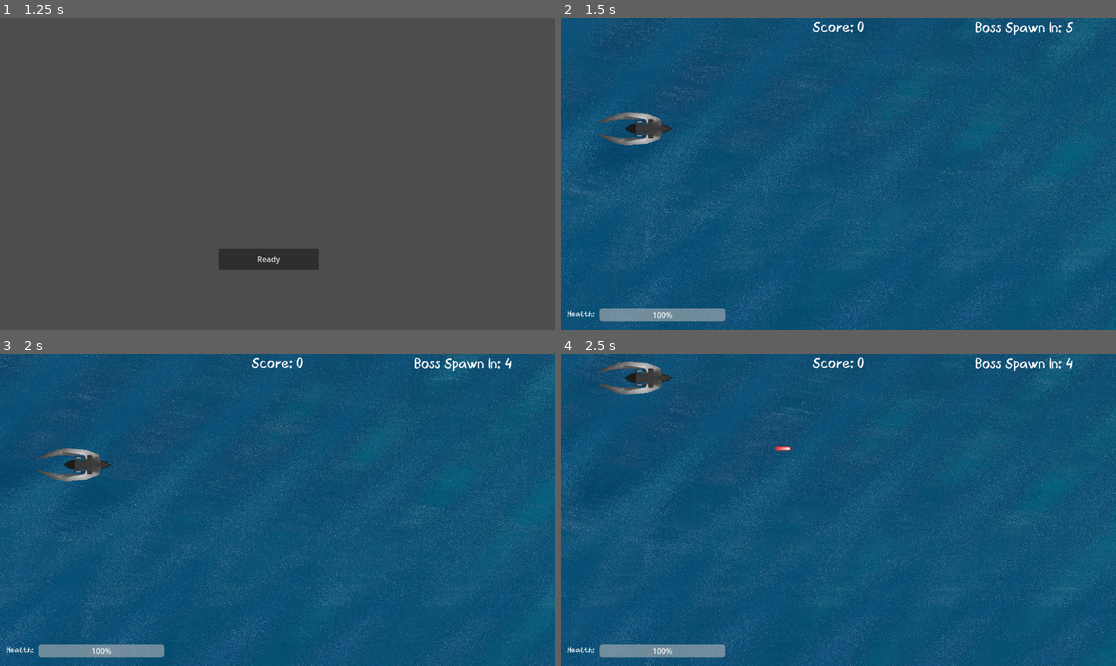
Above: before the commit, frames 1-4 (two rows, left to right).
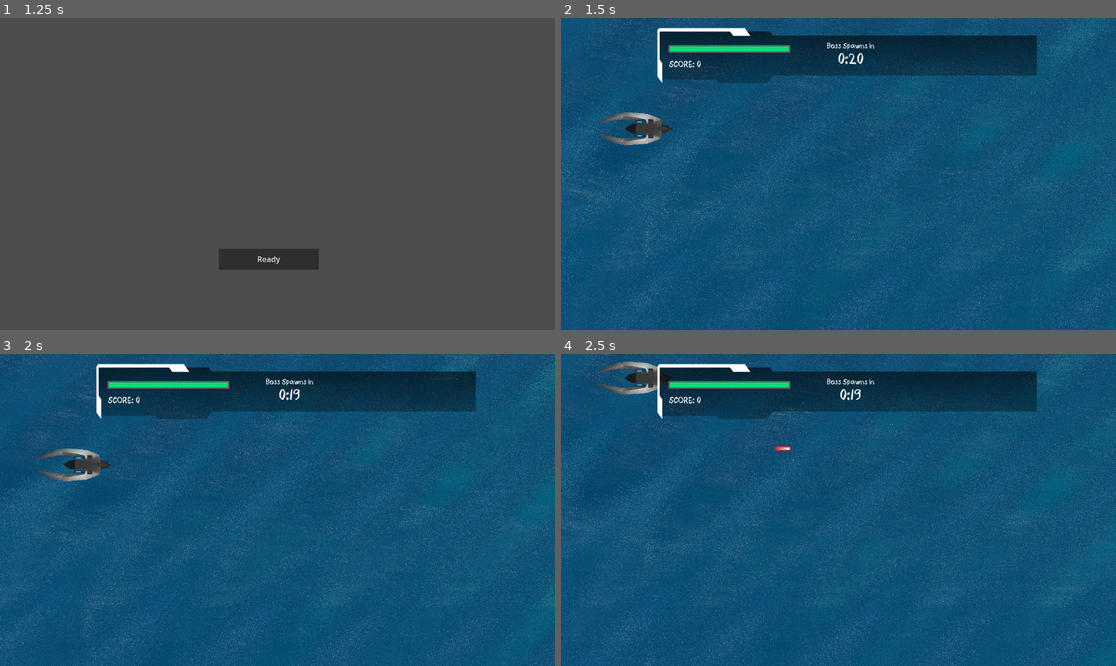
Above: after the commit, the same moments.

Repository: Winnie-Udel/father-where-are-you
Game: Godot game, scene res://scenes/main_menu.tscn
Same seed, same stepped clock (60 frames per second), same inputs: the game is played once before the commit and once after it.
Inputs:
- Up to frame 1 (1.25 s): click "Play" at 0.5 s
- Up to frame 2 (1.5 s): click "Ready" at 1.25 s
- Up to frame 3 (2 s): no input
- Up to frame 4 (2.5 s): hold Up (move_up) from 2.03 s (still down); tap Space (attack) at 2.1 s

Frame 1 is identical in both runs. In frame 2, 11% of the frame differs, in the area x 1-93%, y 1-98%; in frame 3, 11%; in frame 4, 11%.

Commit message:
Battle UI

Diff:
--- a/scenes/hub.tscn
+++ b/scenes/hub.tscn
@@ -1,6 +1,30 @@
-[gd_scene load_steps=2 format=3 uid="uid://kiobm421mi2k"]
+[gd_scene load_steps=9 format=3 uid="uid://kiobm421mi2k"]
 
 [ext_resource type="Script" path="res://scripts/HUB.gd" id="1_8u6do"]
+[ext_resource type="FontFile" uid="uid://3gj20nwrx5pw" path="res://fonts/CrayonLibre.ttf" id="2_14b6j"]
+[ext_resource type="Texture2D" uid="uid://cuuhimtiw0tn4" path="res://assets/futureui1.png" id="2_xlkqw"]
+
+[sub_resource type="Theme" id="Theme_sh11f"]
+
+[sub_resource type="StyleBoxFlat" id="StyleBoxFlat_m305g"]
+bg_color = Color(0.392157, 0.392157, 0.392157, 1)
+expand_margin_left = 3.0
+expand_margin_top = 3.0
+expand_margin_right = 3.0
+expand_margin_bottom = 3.0
+
+[sub_resource type="StyleBoxFlat" id="StyleBoxFlat_k1ard"]
+bg_color = Color(0, 0.87451, 0.454902, 1)
+
+[sub_resource type="StyleBoxFlat" id="StyleBoxFlat_ynoef"]
+bg_color = Color(0.392157, 0.392157, 0.392157, 1)
+expand_margin_left = 3.0
+expand_margin_top = 3.0
+expand_margin_right = 3.0
+expand_margin_bottom = 3.0
+
+[sub_resource type="StyleBoxFlat" id="StyleBoxFlat_y2uc1"]
+bg_color = Color(1, 0.635294, 0.301961, 1)
 
 [node name="HUB" type="Control"]
 layout_mode = 3
@@ -11,20 +35,74 @@
 grow_vertical = 2
 script = ExtResource("1_8u6do")
 
+[node name="UI" type="NinePatchRect" parent="."]
+offset_left = 200.0
+offset_top = 21.0
+offset_right = 988.0
+offset_bottom = 135.0
+texture = ExtResource("2_xlkqw")
+region_rect = Rect2(4.40021, 2.00018, 2682.87, 276)
+
+[node name="Label" type="Label" parent="."]
+texture_filter = 1
+layout_mode = 0
+offset_left = 488.0
+offset_top = 48.0
+offset_right = 715.0
+offset_bottom = 71.0
+theme_override_colors/font_color = Color(1, 1, 1, 1)
+theme_override_fonts/font = ExtResource("2_14b6j")
+text = "Boss Spawns In"
+horizontal_alignment = 1
+
 [node name="Score" type="Label" parent="."]
+texture_filter = 1
 layout_mode = 1
 anchors_preset = 10
 anchor_right = 1.0
-offset_bottom = 23.0
+offset_left = 224.0
+offset_top = 78.0
+offset_right = -791.0
+offset_bottom = 114.0
 grow_horizontal = 2
-text = "Score: 0"
-horizontal_alignment = 1
+theme_override_colors/font_color = Color(1, 1, 1, 1)
+theme_override_fonts/font = ExtResource("2_14b6j")
+theme_override_font_sizes/font_size = 18
+text = "SCORE: 0"
 vertical_alignment = 1
 
 [node name="BossSpawnTime" type="Label" parent="."]
+texture_filter = 1
 layout_mode = 0
-offset_left = 860.0
-offset_top = 1.0
-offset_right = 900.0
-offset_bottom = 24.0
-text = "Boss Spawn In: "
+offset_left = 488.0
+offset_top = 66.0
+offset_right = 715.0
+offset_bottom = 102.0
+theme = SubResource("Theme_sh11f")
+theme_override_colors/font_color = Color(1, 1, 1, 1)
+theme_override_fonts/font = ExtResource("2_14b6j")
+theme_override_font_sizes/font_size = 30
+text = "0:00"
+horizontal_alignment = 1
+autowrap_mode = 1
+
+[node name="PlayerHealthBar" type="ProgressBar" parent="."]
+offset_left = 226.0
+offset_top = 59.0
+offset_right = 473.0
+offset_bottom = 69.0
+theme_override_styles/background = SubResource("StyleBoxFlat_m305g")
+theme_override_styles/fill = SubResource("StyleBoxFlat_k1ard")
+step = 1.0
+show_percentage = false
+
+[node name="BossHealthBar" type="ProgressBar" parent="."]
+offset_left = 725.0
+offset_top = 57.0
+offset_right = 972.0
+offset_bottom = 67.0
+theme_override_styles/background = SubResource("StyleBoxFlat_ynoef")
+theme_override_styles/fill = SubResource("StyleBoxFlat_y2uc1")
+max_value = 50.0
+step = 1.0
+show_percentage = false
--- a/scenes/main.tscn
+++ b/scenes/main.tscn
@@ -7,18 +7,15 @@
 [ext_resource type="PackedScene" uid="uid://kiobm421mi2k" path="res://scenes/hub.tscn" id="4_1jnnl"]
 [ext_resource type="PackedScene" uid="uid://dmhjxu0putosj" path="res://scenes/bomber.tscn" id="4_a40u0"]
 [ext_resource type="PackedScene" uid="uid://b1k7obhkswy1" path="res://scenes/satellite.tscn" id="6_wkgn0"]
-[ext_resource type="FontFile" uid="uid://3gj20nwrx5pw" path="res://fonts/CrayonLibre.ttf" id="7_iapr5"]
-
-[sub_resource type="Theme" id="Theme_53otj"]
-default_font = ExtResource("7_iapr5")
-default_font_size = 30
-
-[sub_resource type="Theme" id="Theme_7mxx8"]
-default_font = ExtResource("7_iapr5")
 
 [node name="Main" type="Node"]
 script = ExtResource("1_kctr5")
 enemy_scenes = Array[PackedScene]([ExtResource("6_wkgn0"), ExtResource("3_6j8qu"), ExtResource("4_a40u0")])
+
+[node name="UI" type="CanvasLayer" parent="."]
+
+[node name="HUB" parent="UI" instance=ExtResource("4_1jnnl")]
+texture_filter = 1
 
 [node name="water shader" parent="." instance=ExtResource("3_te3x1")]
 position = Vector2(577, 325)
@@ -33,43 +30,12 @@
 autostart = true
 
 [node name="BossTimer" type="Timer" parent="."]
-wait_time = 5.0
+wait_time = 20.0
 one_shot = true
 autostart = true
-
-[node name="UI" type="CanvasLayer" parent="."]
-
-[node name="HUB" parent="UI" instance=ExtResource("4_1jnnl")]
-texture_filter = 1
-theme = SubResource("Theme_53otj")
-
-[node name="Label" type="Label" parent="UI"]
-texture_filter = 1
-offset_left = 13.0
-offset_top = 605.0
-offset_right = 114.0
-offset_bottom = 628.0
-theme = SubResource("Theme_7mxx8")
-text = "Health:
-"
 
 [node name="Player" parent="." instance=ExtResource("1_xkqly")]
 position = Vector2(154, 230)
 
-[node name="PlayerHealthBar" type="ProgressBar" parent="."]
-offset_left = 80.0
-offset_top = 603.0
-offset_right = 341.0
-offset_bottom = 630.0
-step = 1.0
-
-[node name="BossHealthBar" type="ProgressBar" parent="."]
-offset_left = 856.0
-offset_top = 595.0
-offset_right = 1130.0
-offset_bottom = 622.0
-max_value = 50.0
-step = 1.0
-
 [connection signal="timeout" from="EnemyTimer" to="." method="_on_enemy_timer_timeout"]
 [connection signal="timeout" from="BossTimer" to="." method="_on_boss_timer_timeout"]
--- a/scripts/HUB.gd
+++ b/scripts/HUB.gd
@@ -4,7 +4,10 @@
 @onready var boss_timer_display = $BossSpawnTime
 
 func update_score(score):
-	score_display.text = "Score: " + str(score)
+	score_display.text = "SCORE: " + str(score)
 
 func update_timer_display(time):
-	boss_timer_display.text = "Boss Spawn In: " + str(time)
+	if time < 10:
+		boss_timer_display.text = "0:0" + str(time)
+	else:
+		boss_timer_display.text = "0:" + str(time)
--- a/scripts/boss_enemy.gd
+++ b/scripts/boss_enemy.gd
@@ -1,7 +1,7 @@
 extends Enemy
 
 @export var attacks: Array[PackedScene] = []
-@onready var boss_health_bar = get_parent().get_node("BossHealthBar")
+@onready var boss_health_bar = get_parent().get_node("UI/HUB/BossHealthBar")
 
 func _ready():
 	boss_health_bar.max_value = 50
--- a/scripts/main.gd
+++ b/scripts/main.gd
@@ -6,11 +6,12 @@
 @onready var laser_container = $LaserContainer
 @onready var enemy_container = $EnemyContainer
 @onready var hud = $UI/HUB
-@onready var boss_health_bar = $BossHealthBar
+@onready var boss_health_bar = get_node("UI/HUB/BossHealthBar")
 @onready var boss_timer = $BossTimer
 
 var score = 0
 var boss_enemy_scene = preload("res://scenes/boss_enemy.tscn")
+var seconds
 
 # Called when the node enters the scene tree for the first time.
 func _ready():
@@ -18,7 +19,8 @@
 	boss_health_bar.hide()
 
 func _process(_delta):
-	hud.update_timer_display(round(boss_timer.time_left))
+	seconds = round(boss_timer.time_left)
+	hud.update_timer_display(seconds)
 
 func _on_player_laser_shot(laser_scene, location):
 	var laser = laser_scene.instantiate()
--- a/scripts/player.gd
+++ b/scripts/player.gd
@@ -6,7 +6,7 @@
 @export var speed = 400
 @export var health = 100
 @onready var muzzle = $Muzzle
-@onready var player_health_bar = get_parent().get_node("PlayerHealthBar")
+@onready var player_health_bar = get_parent().get_node("UI/HUB/PlayerHealthBar")
 @onready var shoot_sound = $Shoot
 
 var screen_size
Binary file added: assets/futureui1.png
Not shown, added: assets/futureui1.png.import
Not shown: 1 places in scenes/main.tscn that only renumber resources
